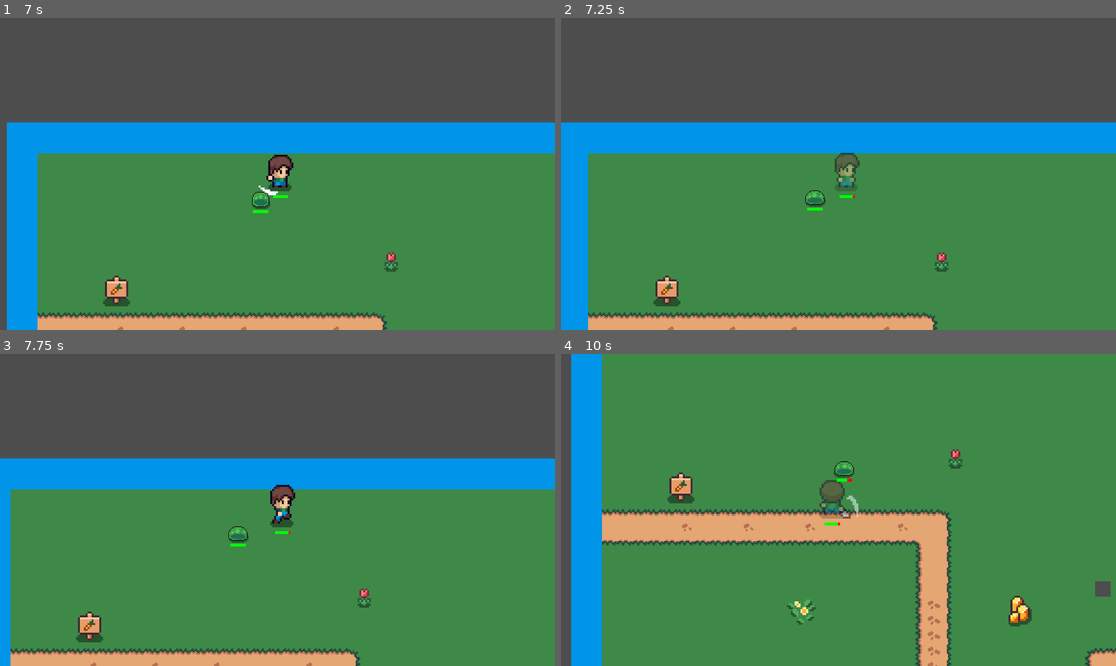
Above: before the commit, frames 1-4 (two rows, left to right).
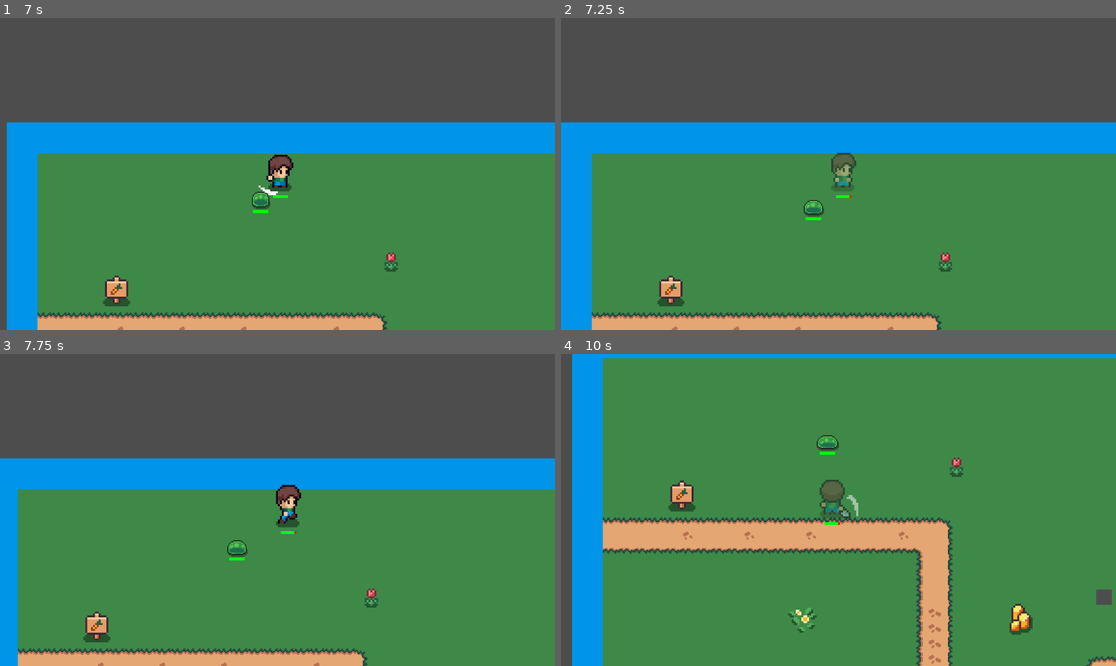
Above: after the commit, the same moments.

Repository: yi2003/godotTopDownActionGame
Game: Godot game, scene res://assets/scenes/level_2.tscn
Same seed, same stepped clock (60 frames per second), same inputs: the game is played once before the commit and once after it. This scene is started directly instead of the project's main scene.
Inputs:
- Up to frame 1 (7 s): tap Enter (ui_accept) at 0.5, 0.77, 1.52, 3.02, 3.77, 4.52, 6.02, 6.77 s; hold Up (ui_up) 0.53-2.03 s; hold Left (ui_left) 2.03-3.53 s; hold Down (ui_down) 3.53-4.28 s; hold Right (ui_right) 4.28-5.03 s; hold Up (ui_up) 5.03-5.78 s; hold Right (ui_right) from 5.78 s (still down)
- Up to frame 2 (7.25 s): keep holding Right (ui_right)
- Up to frame 3 (7.75 s): keep holding Right (ui_right); tap Enter (ui_accept) at 7.52 s
- Up to frame 4 (10 s): release Right (ui_right) at 8.03 s; hold Down (ui_down) 8.03-8.78 s; hold Left (ui_left) 8.78-9.53 s; tap Enter (ui_accept) at 9.02, 9.77 s; hold Up (ui_up) from 9.53 s (still down)

Frame 1 is identical in both runs. In frame 2, 2.2% of the frame differs, in the area x 4-71%, y 43-100%; in frame 3, 3.1%; in frame 4, 9.4%, in the area x 1-100%, y 0-100%.

Commit message:
Fix: improve slime attack knockback and add stun/recoil mechanics
- Add STUNNED state after attack for recovery time before re-attacking
- Store attack_direction when entering attack for consistent knockback
- Add slime knockback recoil after hitting player
- Reduce knockback force from 300 to 250 for better feel

Co-Authored-By: Claude Opus 4.6 <noreply@anthropic.com>

Diff:
--- a/assets/scripts/enemies/slime.gd
+++ b/assets/scripts/enemies/slime.gd
@@ -20,9 +20,12 @@
 var player = null
 var knockback_velocity = Vector2.ZERO
 
-enum State { CHASE, ATTACK, IDLE }
+enum State { CHASE, ATTACK, IDLE, STUNNED }
 var state = State.CHASE
 var idle_timer = 0.0
+var stunned_timer = 0.0
+var attack_direction = Vector2.ZERO
+const STUNNED_DURATION = 0.4
 
 func _ready():
 	health_bar.max_value = max_health
@@ -63,6 +66,7 @@
 				else:
 					velocity = Vector2.ZERO
 					animated_sprite.play("idle")
+					attack_direction = direction  # Store direction when entering attack
 					state = State.ATTACK
 				# Face player
 				if direction.x < 0:
@@ -78,16 +82,25 @@
 				if distance <= ATTACK_RANGE and not player.is_dead:
 					if player.has_method("take_damage"):
 						player.take_damage(10)
-						var knockback_dir = (player.global_position - global_position).normalized()
-						# Prevent vertical knockback from sticking player under slime
-						if abs(knockback_dir.y) > abs(knockback_dir.x):
-							knockback_dir.x = sign(knockback_dir.x) if knockback_dir.x != 0 else (-1.0 if animated_sprite.flip_h else 1.0)
-							knockback_dir = knockback_dir.normalized()
-						var knockback = knockback_dir * 300
+						# Use stored attack_direction for consistent knockback
+						var knockback_dir = attack_direction.normalized()
+						# Knockback player in attack direction (away from slime)
+						var knockback = knockback_dir * 250
 						if player.has_method("apply_knockback"):
 							player.apply_knockback(knockback)
-				state = State.IDLE
-				idle_timer = ATTACK_COOLDOWN
+						# Slime also gets knocked back slightly after attacking
+						knockback_velocity = -knockback_dir * 150
+				# Go to stunned state during attack animation recovery
+				state = State.STUNNED
+				stunned_timer = STUNNED_DURATION
+
+			State.STUNNED:
+				velocity = Vector2.ZERO
+				animated_sprite.play("idle")
+				stunned_timer -= delta
+				if stunned_timer <= 0:
+					state = State.IDLE
+					idle_timer = ATTACK_COOLDOWN
 
 			State.IDLE:
 				velocity = Vector2.ZERO
